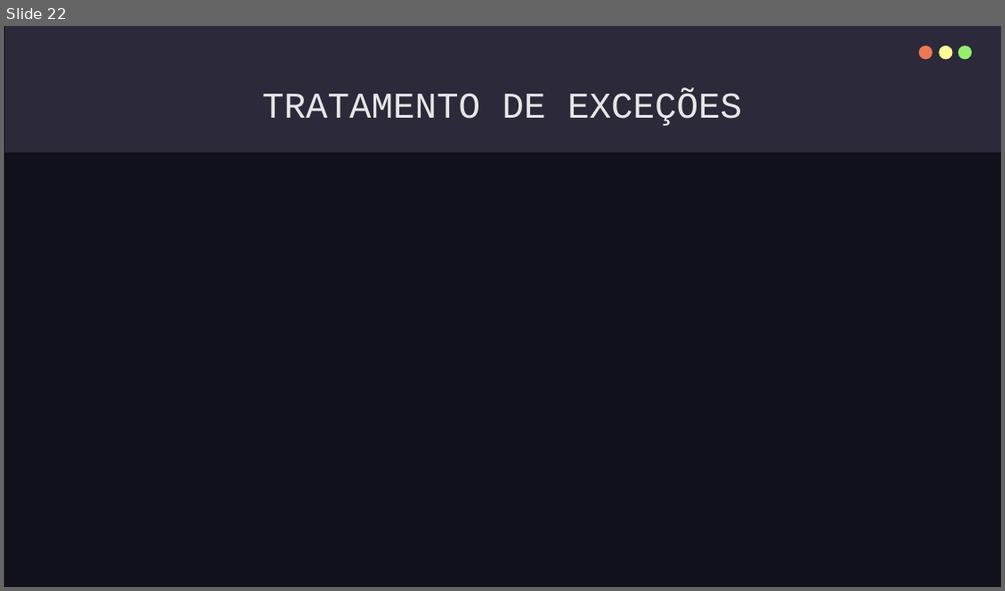
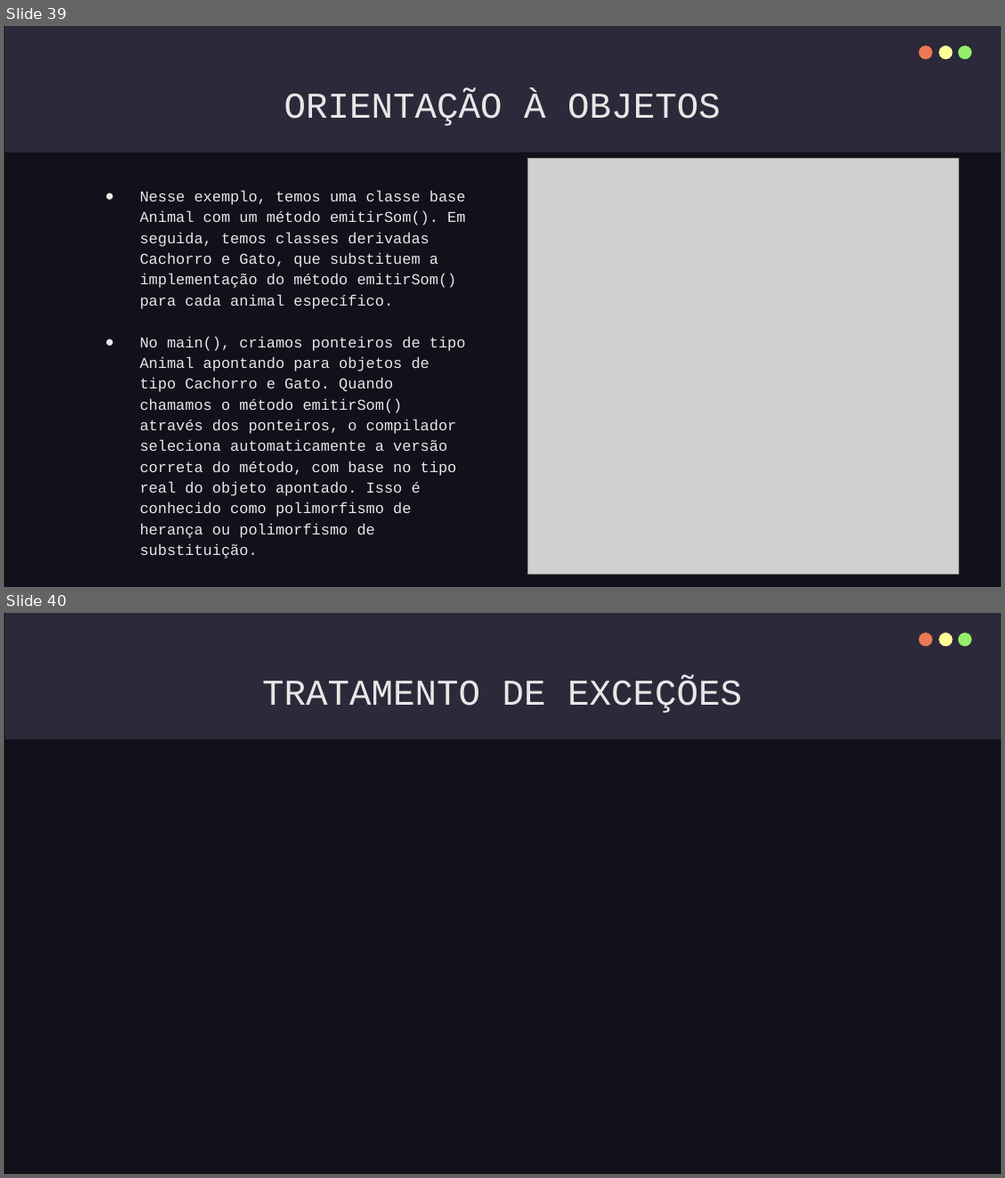
Before and after one commit to IgorTorquatto/Prolog, a slide deck: C++.pptx. Shown one above the other, each under a label of ours: slide 22 before the commit, slides 39 and 40 after it. The pictures are 1005x591 and 1005x1178 pixels, drawn with LibreOffice and Linux fonts; fonts in the diff are those of the drawing; grey boxes stand for pictures. Boxes give left, top, right and bottom in pixels: in the first picture for what was removed or moved away, otherwise in the second. Text is boxed around its words. In the diff, an @@ line names an element or a change of style, - is before the commit and + after.

```diff
--- a/C++.pptx
+++ b/C++.pptx
@@ slide 39 added at [4,26,1001,587], background #10111A; not listed: 4 template elements that a slide beside it also shows @@
@@ title added at [284,93,720,126], 35 pt, text #E7E7E7 @@
+ORIENTAÇÃO À OBJETOS
@@ picture added at [528,159,959,573] @@
@@ text added at [140,191,466,534], 14.5 pt, text #E7E7E7 @@
+● Nesse exemplo, temos uma classe base Animal com um método emitirSom(). Em seguida, temos classes derivadas Cachorro e Gato, que substituem a implementação do método emitirSom() para cada animal específico.
+● No main(), criamos ponteiros de tipo Animal apontando para objetos de tipo Cachorro e Gato. Quando chamamos o método emitirSom() através dos ponteiros, o compilador seleciona automaticamente a versão correta do método, com base no tipo real do objeto apontado. Isso é conhecido como polimorfismo de herança ou polimorfismo de substituição.
@@ what was slide 22 is now slide 40 @@
```
Also in this commit, not shown: 1 slide changed, 18 other slides added, 1 slide removed.
